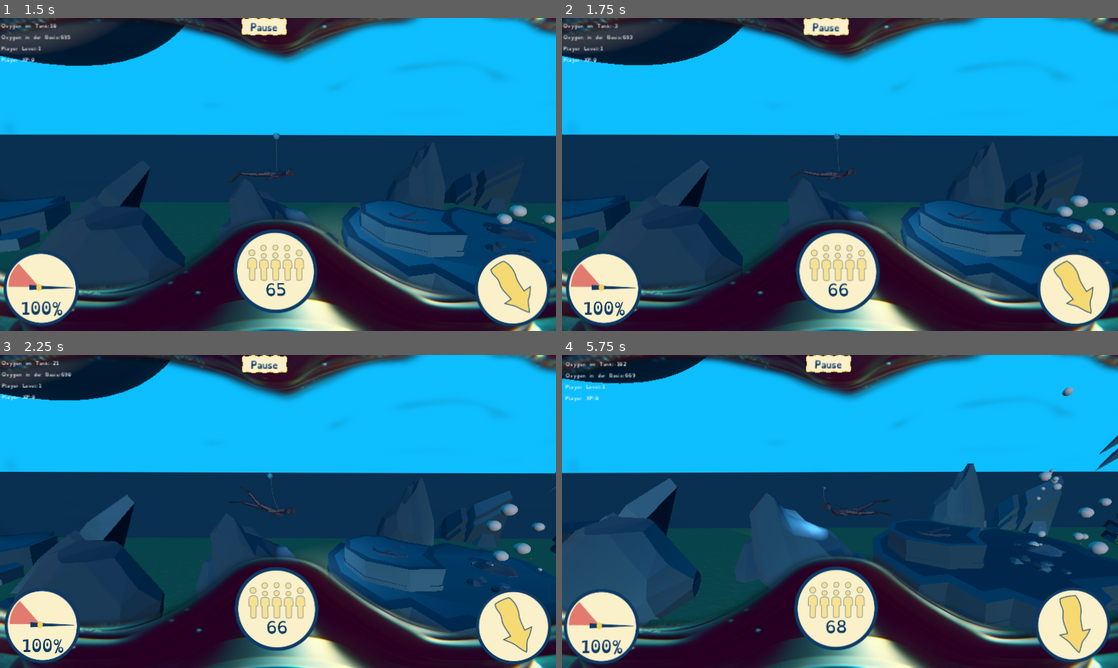
Above: before the commit, frames 1-4 (two rows, left to right).
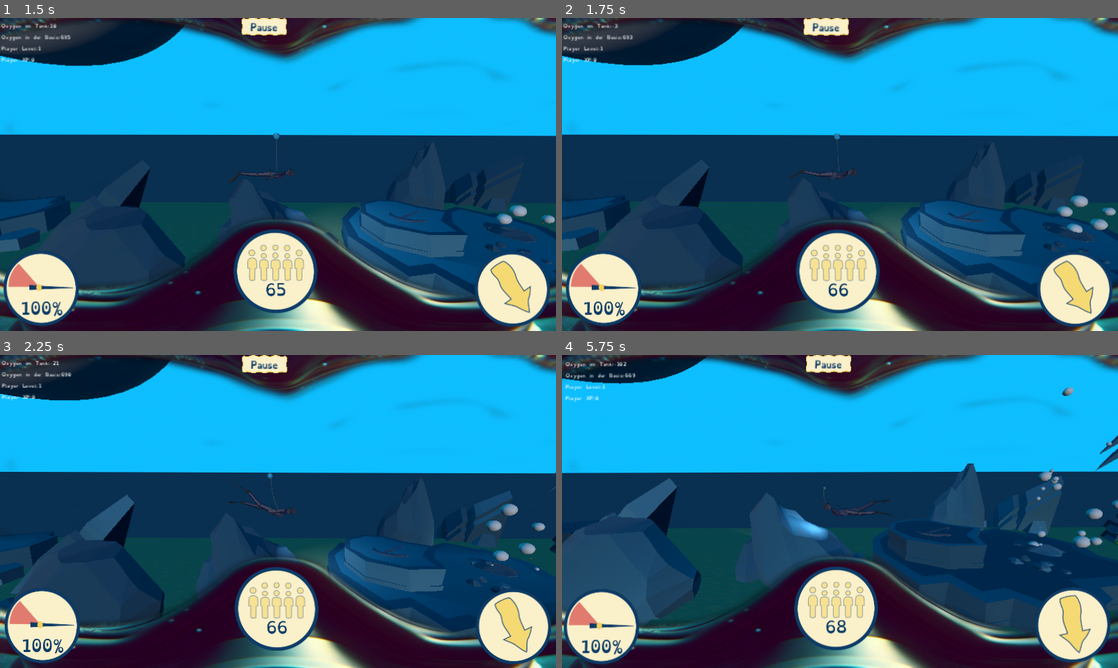
Above: after the commit, the same moments.

Repository: bastifpv/GGJ25
Game: Godot game, scene res://scenes/menu.tscn
The game is run twice, just before and just after one commit, with the same random seed, the same clock (stepped at 60 frames per second) and the same inputs.
Inputs:
- Up to frame 1 (1.5 s): click "Start Game" at 0.5 s; hold D (right) from 1.28 s (still down); hold Space (release) from 1.28 s (still down)
- Up to frame 2 (1.75 s): keep holding D (right); keep holding Space (release)
- Up to frame 3 (2.25 s): release D (right) at 2.03 s; release Space (release) at 2.03 s; hold S (down) from 2.03 s (still down); tap Space (release) at 2.1 s
- Up to frame 4 (5.75 s): release S (down) at 2.78 s; hold D (right) 2.78-3.53 s; hold Space (release) 2.78-3.53 s; hold W (up) 3.53-4.28 s; tap Space (release) at 3.6, 5.1 s; hold Space (release) 4.28-5.03 s; hold A (left) from 4.28 s (still down)

Frame 1 is identical in both runs. In frame 2, 0.1% of the frame differs, in the area x 94-99%, y 63-68%; in frame 3, 0.1%; in frame 4, 0.5%, in the area x 91-100%, y 27-64%.

Commit message:
add water to chunk1

Diff:
--- a/scenes/prefabs/chunks/chunk1.tscn
+++ b/scenes/prefabs/chunks/chunk1.tscn
@@ -21,8 +21,11 @@
 [ext_resource type="PackedScene" uid="uid://7sgj0imdaniu" path="res://scenes/prefabs/rocks/stone-small-flat.tscn" id="19_27qal"]
 [ext_resource type="PackedScene" uid="uid://bhwitj105m4m3" path="res://scenes/prefabs/rocks/stone-snow.tscn" id="20_4jatg"]
 [ext_resource type="Script" path="res://scripts/explodable.gd" id="21_81171"]
+[ext_resource type="PackedScene" uid="uid://dr874ua4twf4p" path="res://scenes/prefabs/chunks/water_surface.tscn" id="22_bamye"]
 
 [node name="Chunk1" type="Node3D"]
+
+[node name="WaterSurface" parent="." instance=ExtResource("22_bamye")]
 
 [node name="stone-diamond2" parent="." instance=ExtResource("1_boaho")]
 transform = Transform3D(0.395642, 0, -0.918405, 0, 1, 0, 0.918405, 0, 0.395642, 13.8096, -1.38234, -2.14781)
Not shown: 2 places in scenes/prefabs/chunks/chunk1.tscn that only renumber resources
